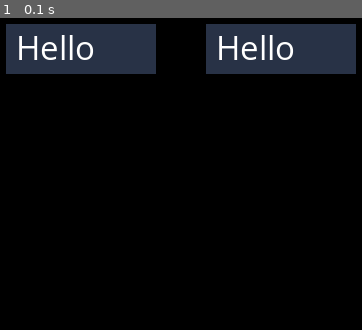
Above: before the commit, frame 1.
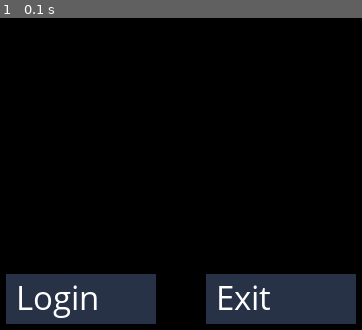
Above: after the commit, the same moment.

Repository: mattsavin/pygameLogin
Game: pygame game, started from main.py
Two runs of this game, one before a commit and one after it. Both use one fixed random seed, a clock stepped at 60 frames per second and the inputs below.
Inputs:
- Up to frame 1 (0.1 s): no input

The runs differ from the first frame. In frame 1, 27% of the frame differs, in the area x 1-99%, y 1-99%.

Commit message:
implemented button press logic

Diff:
--- a/main.py
+++ b/main.py
@@ -1,5 +1,12 @@
 import pygame.locals
 from button import *
+
+LOGIN_BUTTON_X = 100
+LOGIN_BUTTON_Y = 300
+EXIT_BUTTON_X = 300
+EXIT_BUTTON_Y = 300
+BUTTON_WIDTH = 150
+BUTTON_HEIGHT = 50
 
 
 def update(dt):
@@ -7,18 +14,23 @@
         if event.type == pygame.QUIT:
             pygame.quit()
             exit()
-
         elif event.type == pygame.MOUSEBUTTONDOWN:
-            if True:
-                print("MOUSEBUTTONDOWN")
+            mouse = pygame.mouse.get_pos()
+            if LOGIN_BUTTON_X <= mouse[0] <= LOGIN_BUTTON_X + BUTTON_WIDTH and \
+                    LOGIN_BUTTON_Y <= mouse[1] <= LOGIN_BUTTON_Y + BUTTON_HEIGHT:
+                print("hit login button")
+            elif EXIT_BUTTON_X <= mouse[0] <= EXIT_BUTTON_X + BUTTON_WIDTH and \
+                    EXIT_BUTTON_Y <= mouse[1] <= EXIT_BUTTON_Y + BUTTON_HEIGHT:
+                pygame.quit()
+                exit()
 
 
 def draw(screen):
     screen.fill((0, 0, 0))
 
     button = Button(screen)
-    button.draw_button(150, 50, 100, 50, "Hello", "Comic Sans MS")
-    button.draw_button(150, 50, 300, 50, "Hello", "Comic Sans MS")
+    button.draw_button(BUTTON_WIDTH, BUTTON_HEIGHT, LOGIN_BUTTON_X, LOGIN_BUTTON_Y, "Login", "Comic Sans MS")
+    button.draw_button(BUTTON_WIDTH, BUTTON_HEIGHT, EXIT_BUTTON_X, EXIT_BUTTON_Y, "Exit", "Comic Sans MS")
 
     pygame.display.flip()
 
@@ -30,8 +42,7 @@
     dt = 1 / fps
     fps_clock = pygame.time.Clock()
 
-    res = (640, 480)
-    screen = pygame.display.set_mode(res)
+    screen = pygame.display.set_mode((640, 480))
 
     while True:
         update(dt)
